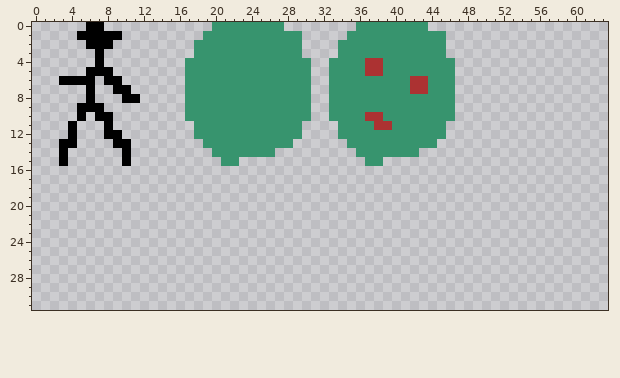
Pixel-art file, stored at Assets/textures/game_objects.ase. Above is the file before it was changed.
64x64 pixels, 1 frame. Shown: x 0..63, y 0..31.
New version:
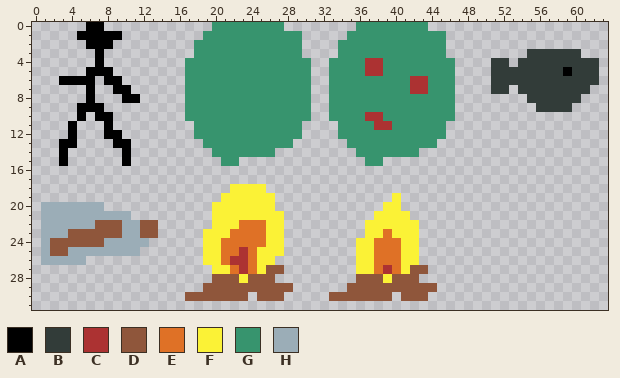
Palette (. is transparent): A #000000  B #323c39  C #ac3232  D #8f563b  E #df7126  F #fbf236  G #37946e  H #9badb7
Edits made:
@@ x 49..63 @@
  2 ...............
- 3 ...............
- 4 ...............
- 5 ...............
- 6 ...............
- 7 ...............
- 8 ...............
- 9 ...............
+ 3 ......BBBBBB...
+ 4 ..BB.BBBBBBBBB.
+ 5 ..BBBBBBBBABBB.
+ 6 ..BBBBBBBBBBBB.
+ 7 ..BB.BBBBBBBB..
+ 8 ......BBBBBB...
+ 9 .......BBBB....
 10 ...............
@@ x 0..63 @@
 17 ................................................................
-18 ................................................................
-19 ................................................................
-20 ................................................................
-21 ................................................................
-22 ................................................................
-23 ................................................................
-24 ................................................................
-25 ................................................................
-26 ................................................................
-27 ................................................................
-28 ................................................................
-29 ................................................................
-30 ................................................................
+18 ......................FFFF......................................
+19 .....................FFFFFF.............F.......................
+20 .HHHHHHH............FFFFFFF............FF.......................
+21 .HHHHHHHHHH.........FFFFFFFF..........FFFF......................
+22 .HHHHHHDDDHHDD......FFFEEEFF.........FFFFFF.....................
+23 .HHHDDDDDDHHDD.....FFFEEEEFF.........FFEFFF.....................
+24 .HDDDDDDHHHHH......FFEEEEEFF........FFEEEFF.....................
+25 .HDDHHHHHHHH.......FFEECEFFF........FFEEEFF.....................
+26 .HHHHH.............FFECCEFF.........FFEEEFF.....................
+27 ....................FFECEFDD........FFECEFDD....................
+28 ....................DDDFDDD.........DDDFDDD.....................
+29 ...................DDDDDDDDDD......DDDDDDDDDD...................
+30 .................DDDDDDD.DDD.....DDDDDDD.DDD....................
 31 ................................................................
Boxes around the changes in both pictures, in picture pixels (x1, y1, x2, y2):
added: (491, 49, 599, 112)
added: (185, 184, 293, 301)
added: (329, 193, 437, 301)
added: (41, 202, 158, 265)
